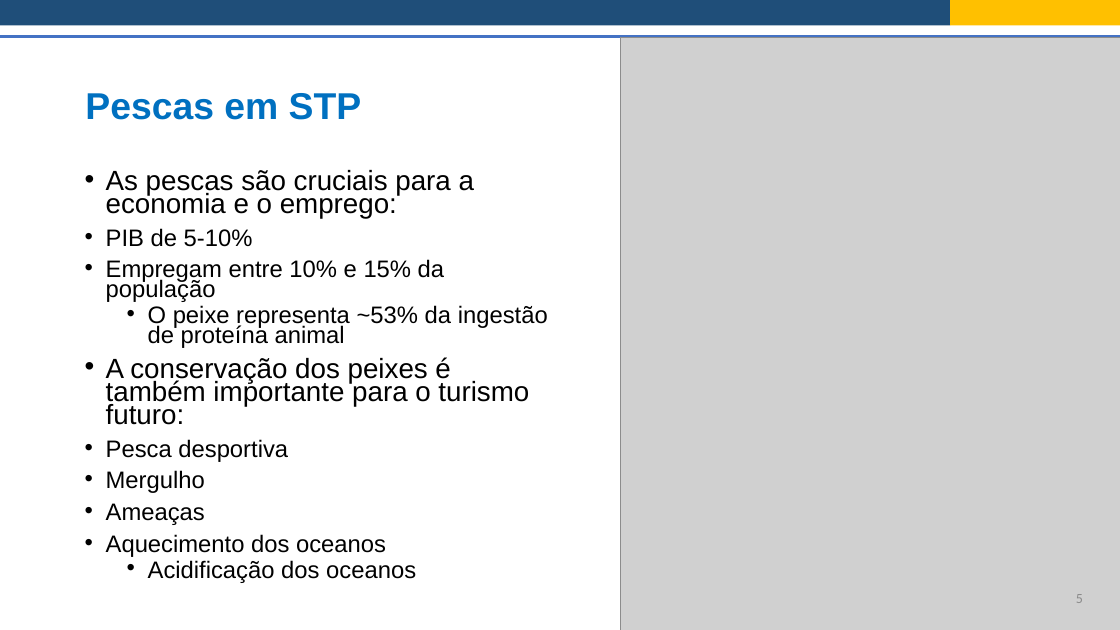
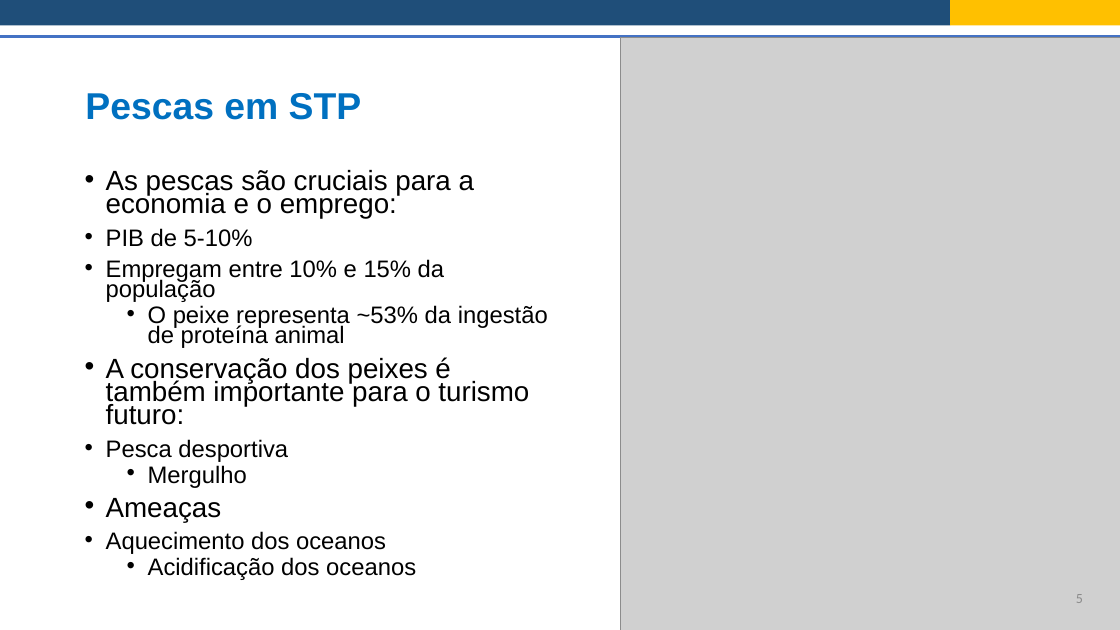
Before and after one commit to Risk-Team/trainings, a slide deck: slide 5 of STP/presentations/Report_findings_overview_port.pptx. Drawn at 1120x630 pixels with LibreOffice and Linux fonts; fonts in the diff are those of the drawing; grey boxes stand for pictures. Boxes give left, top, right and bottom in pixels: in the first picture for what was removed or moved away, otherwise in the second. Text is boxed around its words. In the diff, an @@ line names an element or a change of style, - is before the commit and + after.

Commit message:
Minor change

```diff
--- a/STP/presentations/Report_findings_overview_port.pptx
+++ b/STP/presentations/Report_findings_overview_port.pptx
@@ text at bbox=[106, 439, 416, 580]: text changed @@
-  • Pesca desportiva
-    Mergulho
-    Ameaças
-    Aquecimento dos oceanos
-    Acidificação dos oceanos
+  • Pesca desportiva
+    Mergulho
+• Ameaças
+  • Aquecimento dos oceanos
+    Acidificação dos oceanos
```
Also in this commit, not shown: 1 other slide changed.
